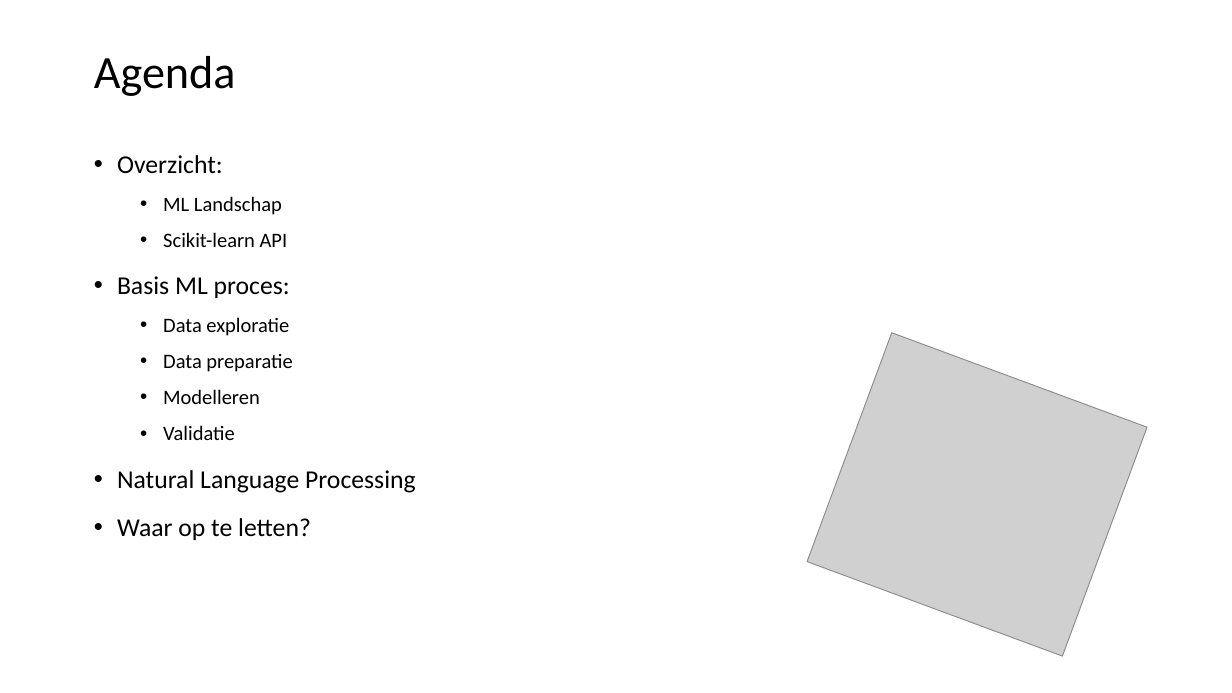
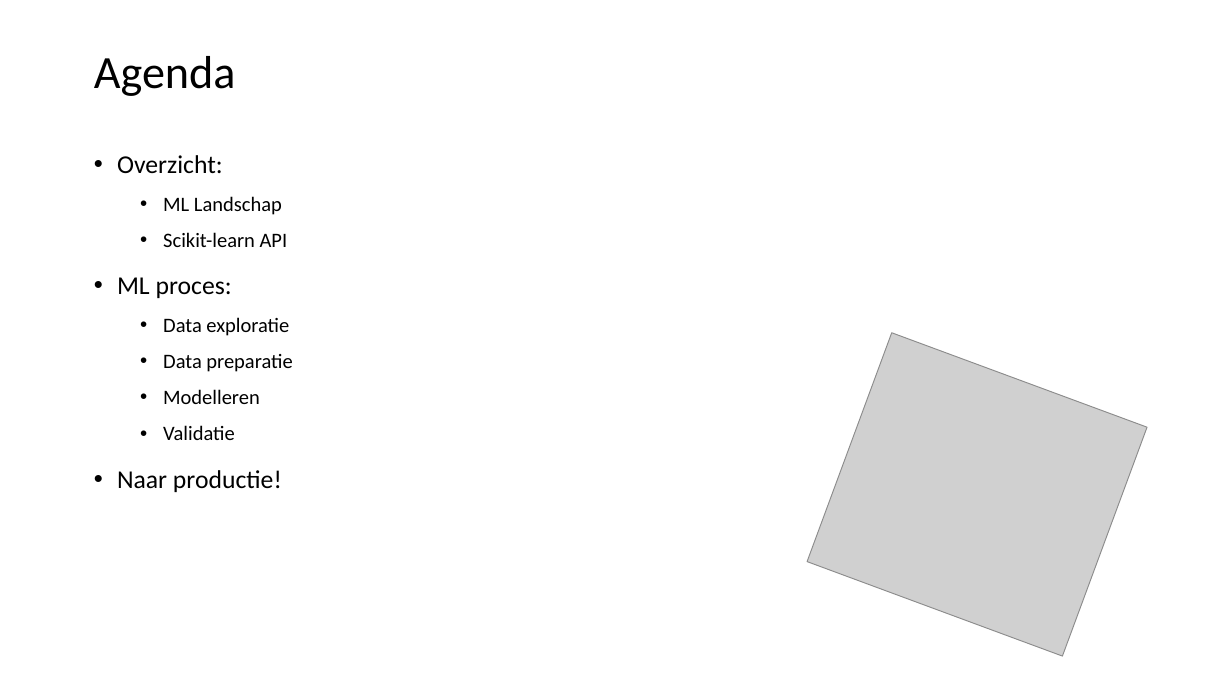
Before and after one commit to LFKoning/knowledge-sharing, a slide deck: slide 2 of python_trainees/4_scikit_learn/python_traineeship_4.pptx. Drawn at 1232x693 pixels with LibreOffice and Linux fonts; fonts in the diff are those of the drawing; grey boxes stand for pictures. Boxes give left, top, right and bottom in pixels: in the first picture for what was removed or moved away, otherwise in the second. Text is boxed around its words. In the diff, an @@ line names an element or a change of style, - is before the commit and + after.

```diff
--- a/python_trainees/4_scikit_learn/python_traineeship_4.pptx
+++ b/python_trainees/4_scikit_learn/python_traineeship_4.pptx
@@ text at (117,277,232,298): text changed @@
-• Basis ML proces:
+• ML proces:
@@ text at (117,470,282,492): text changed @@
-• Natural Language Processing
-• Waar op te letten?
+• Naar productie!
```
Also in this commit, not shown: 3 other slides changed, 11 slides added, 1 slide removed, 3 other files.
